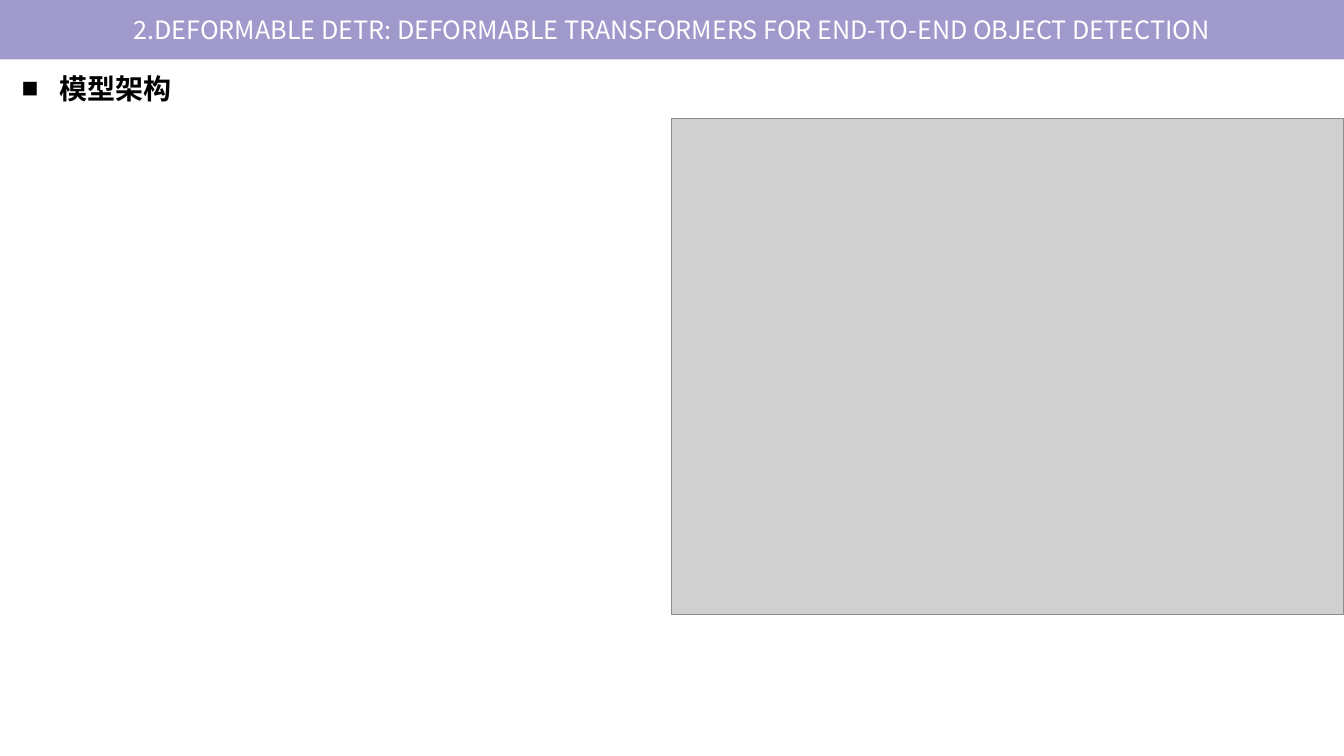
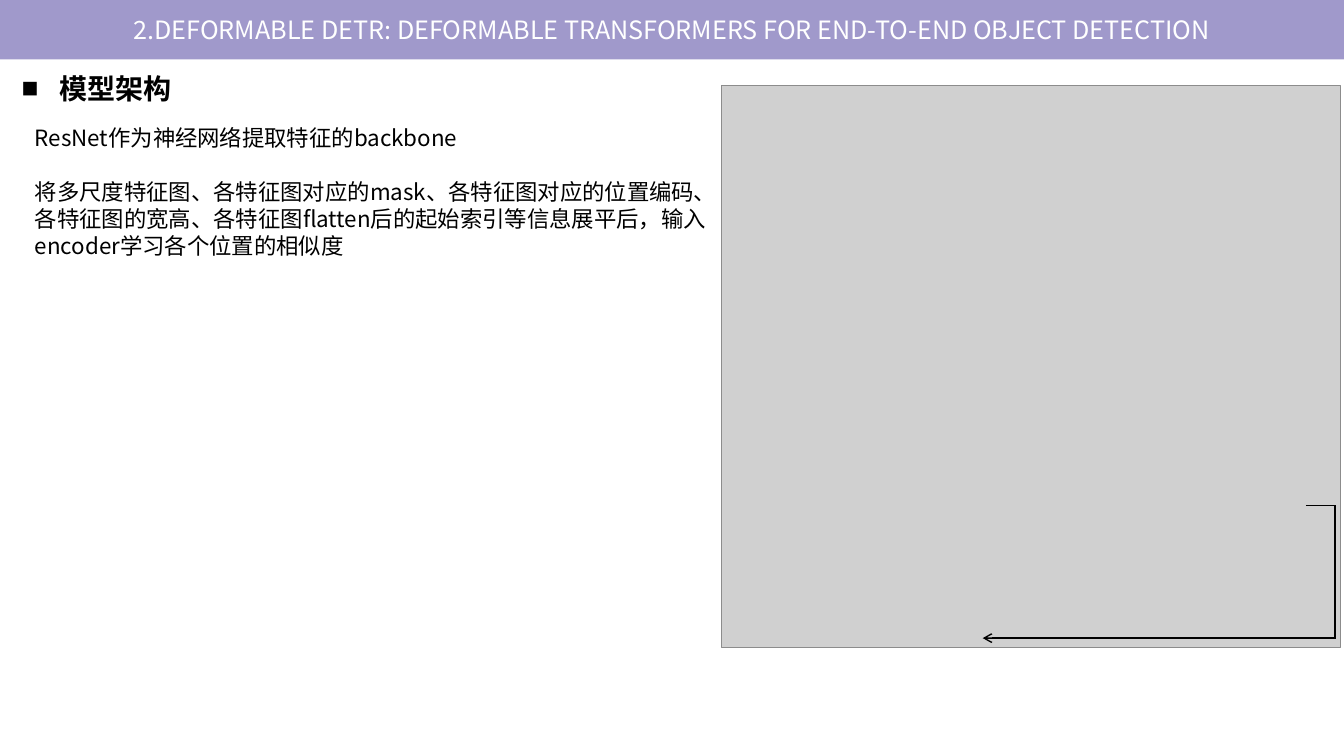
Before and after one commit to tj-messi/cv-computer-visual-tj, a slide deck: slide 11 of 0.组会记录/2024-10-17/report-2024-10-10.pptx. Drawn at 1344x756 pixels with LibreOffice and Linux fonts; fonts in the diff are those of the drawing; grey boxes stand for pictures. Boxes give left, top, right and bottom in pixels: in the first picture for what was removed or moved away, otherwise in the second. Text is boxed around its words. In the diff, an @@ line names an element or a change of style, - is before the commit and + after.

```diff
--- a/0.组会记录/2024-10-17/report-2024-10-10.pptx
+++ b/0.组会记录/2024-10-17/report-2024-10-10.pptx
@@ picture: place and size @@
-picture at (671,119,1344,615)
+picture at (722,86,1340,648)
@@ text added at (35,127,716,256), 16 pt, text #000000 @@
+ResNet作为神经网络提取特征的backbone
+将多尺度特征图、各特征图对应的mask、各特征图对应的位置编码、各特征图的宽高、各特征图flatten后的起始索引等信息展平后，输入encoder学习各个位置的相似度
@@ elbow arrow added from (1306, 505) to (983, 638), #000000 1 pt @@
```
Also in this commit, not shown: 3 other slides changed, 2 slides added.
